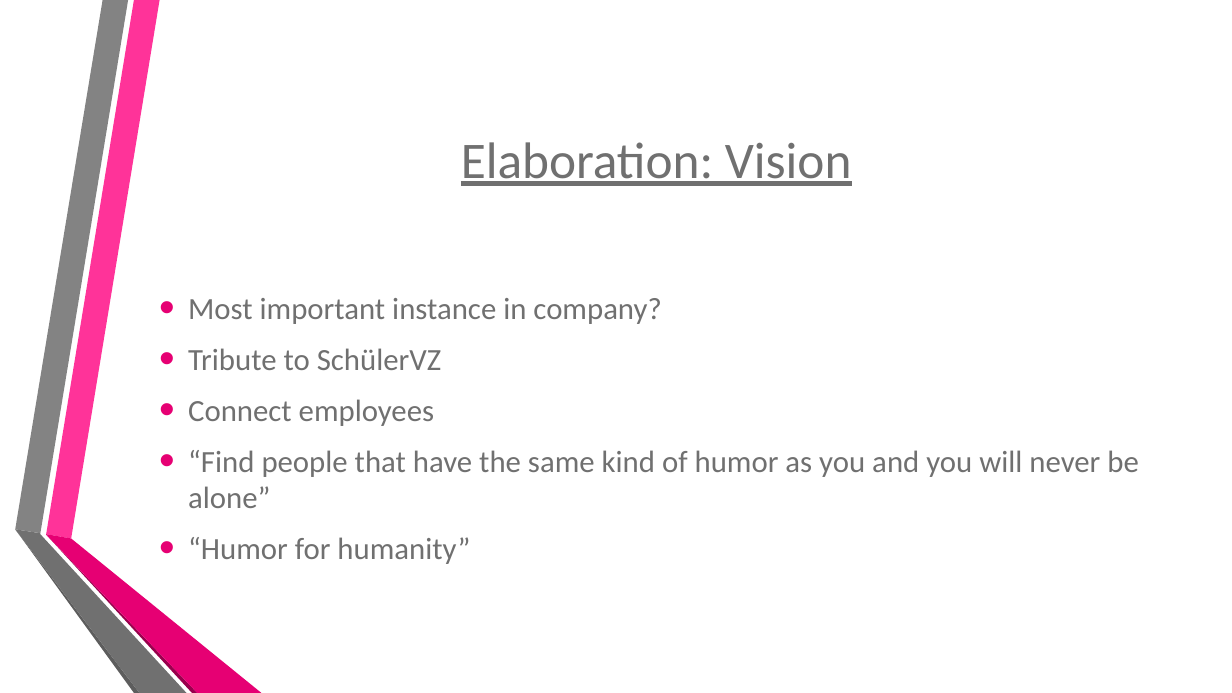
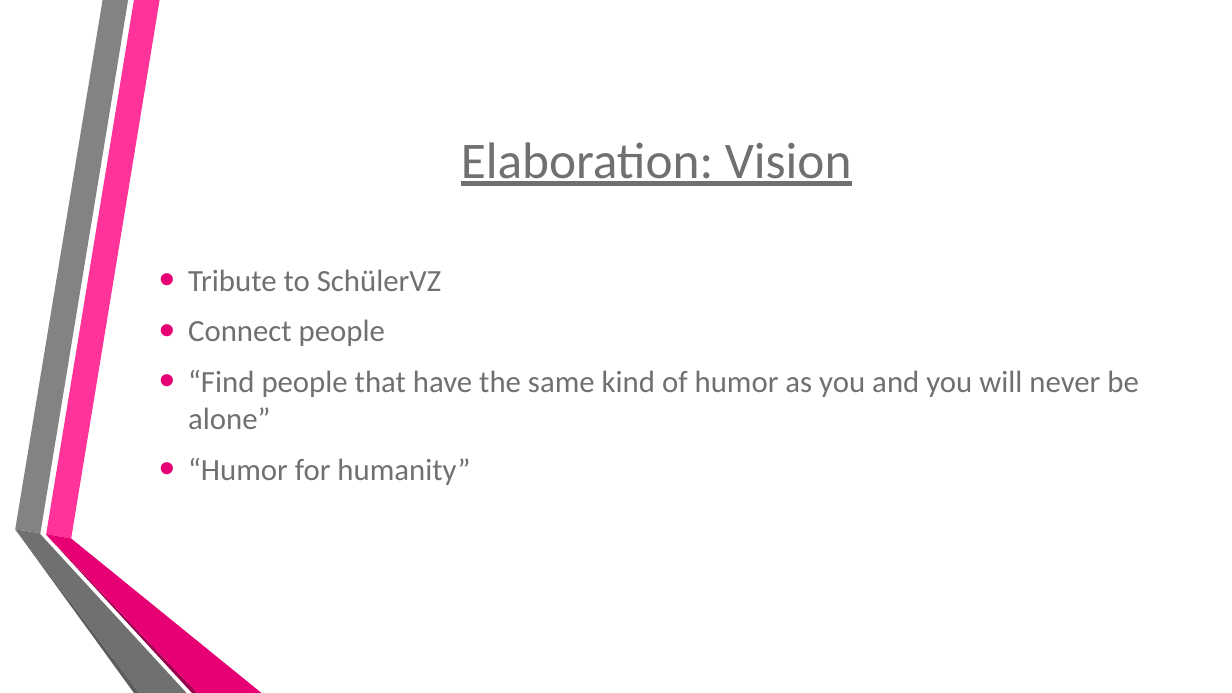
Before and after one commit to BaerJoel/Doc-MemeVZ, a slide deck: slide 3 of MidTermPresentation.pptx. Drawn at 1232x693 pixels with LibreOffice and Linux fonts; fonts in the diff are those of the drawing; background and template pictures are left out. Boxes give left, top, right and bottom in pixels: in the first picture for what was removed or moved away, otherwise in the second. Text is boxed around its words. In the diff, an @@ line names an element or a change of style, - is before the commit and + after.

```diff
--- a/MidTermPresentation.pptx
+++ b/MidTermPresentation.pptx
@@ text "Tribute to SchülerVZ": place and size @@
-text "Tribute to SchülerVZ" at box(188, 298, 1138, 564)
+text "Tribute to SchülerVZ" at box(188, 269, 1138, 485)
@@ text at box(188, 298, 661, 324): paragraph removed @@
-• Most important instance in company?
@@ text at box(188, 319, 385, 346): text changed @@
-• Connect employees
+• Connect people
```
Also in this commit, not shown: 2 other slides changed, 1 slide added.
